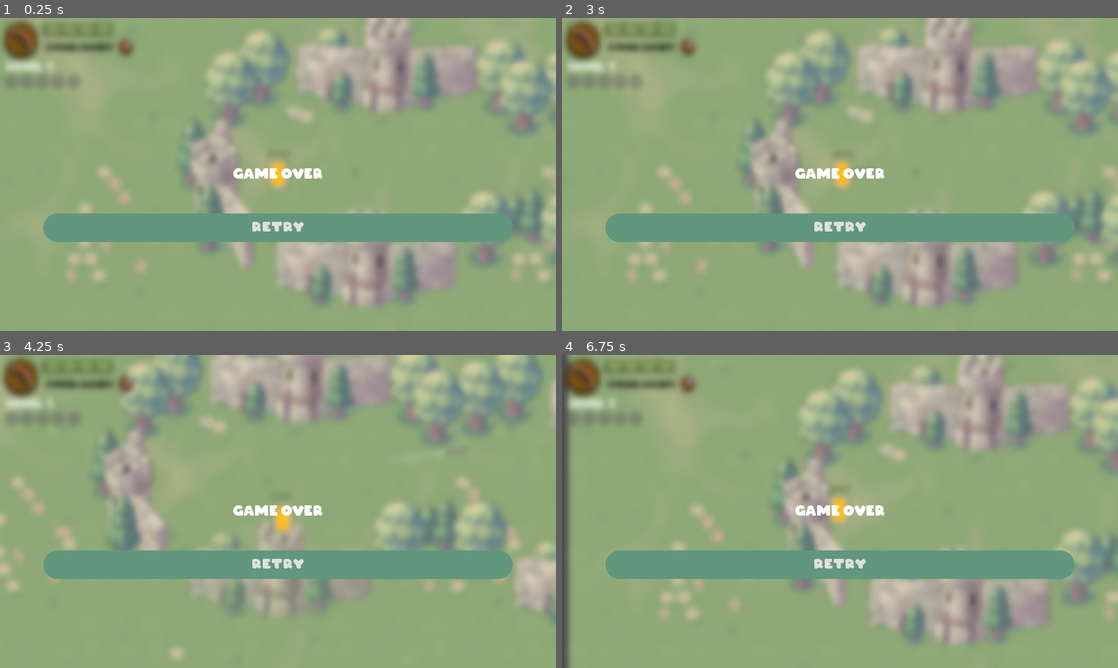
Above: before the commit, frames 1-4 (two rows, left to right).
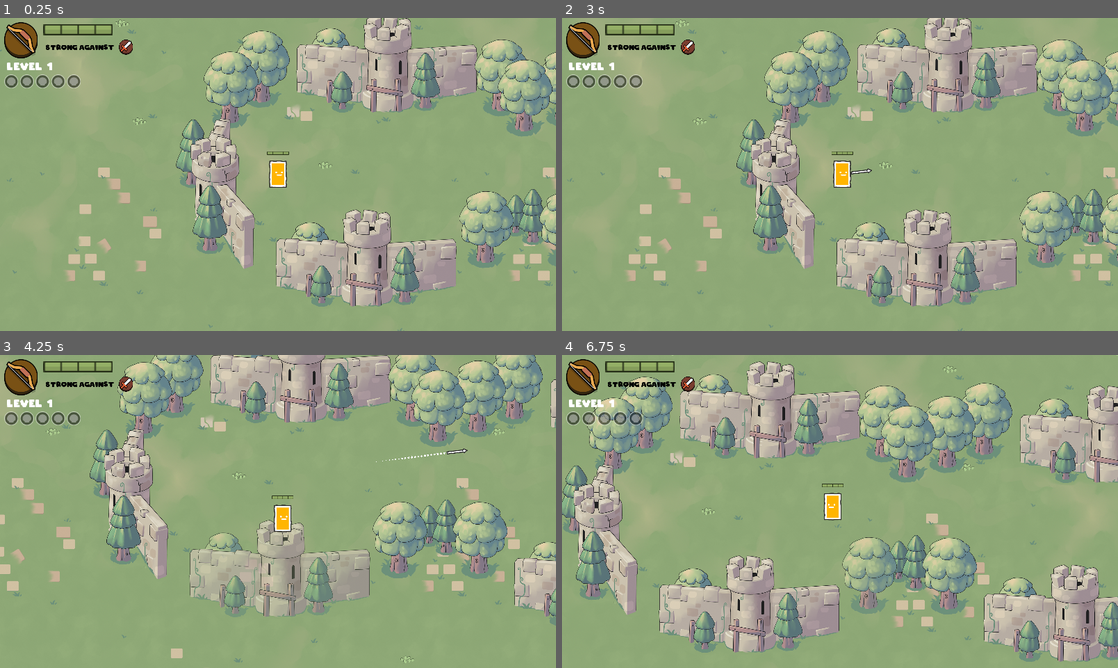
Above: after the commit, the same moments.

Repository: marcelo-souzaf/GTMK-Platypus
Game: Godot game, scene res://scenes/Game.tscn
Two runs of this game, one before a commit and one after it. Both use one fixed random seed, a clock stepped at 60 frames per second and the inputs below.
Inputs (mouse positions are in pixels of both pictures, inside the frame that each line leads up to):
- Up to frame 1 (0.25 s): no input
- Up to frame 2 (3 s): click (840, 227) at 0.5 s, where only the run before the commit has a clickable "Retry"; click (840, 227) at 1.25 s, where only the run before the commit has a clickable "Retry"; click (840, 227) at 2 s, where only the run before the commit has a clickable "Retry"; tap Enter at 2.75 s; move the mouse to (962, 158) at 2.77 s; hold D (move_right) from 2.78 s (still down); click (962, 158) at 2.85 s
- Up to frame 3 (4.25 s): move the mouse to (166, 527) at 3.52 s; release D (move_right) at 3.53 s; hold S (move_down) from 3.53 s (still down); click (166, 527) at 3.6 s
- Up to frame 4 (6.75 s): move the mouse to (895, 442) at 4.27 s; release S (move_down) at 4.28 s; hold D (move_right) 4.28-5.03 s; click (895, 442) at 4.35 s; move the mouse to (812, 574) at 5.02 s; hold W (move_up) 5.03-5.78 s; click (812, 574) at 5.1 s; move the mouse to (1006, 558) at 5.77 s; hold A (move_left) from 5.78 s (still down); click (1006, 558) at 5.85 s; move the mouse to (673, 464) at 6.52 s; click (673, 464) at 6.6 s

The runs differ from the first frame. In frame 1, 17% of the frame differs, in the area x 0-100%, y 0-100%; in frame 2, 17%; in frame 3, 17%; in frame 4, 52%.

Commit message:
Working export this time

Diff:
--- a/project.godot
+++ b/project.godot
@@ -23,17 +23,11 @@
 "class": "Player",
 "language": "GDScript",
 "path": "res://scripts/player.gd"
-}, {
-"base": "Position2D",
-"class": "Spawner",
-"language": "GDScript",
-"path": "res://scripts/spawner.gd"
 } ]
 _global_script_class_icons={
 "Enemy": "",
 "Entity": "",
-"Player": "",
-"Spawner": ""
+"Player": ""
 }
 
 [application]
--- a/scenes/Game.tscn
+++ b/scenes/Game.tscn
@@ -1016,6 +1016,7 @@
 valign = 1
 
 [node name="GameOver" type="Control" parent="HUD"]
+visible = false
 anchor_right = 1.0
 anchor_bottom = 1.0
 theme = ExtResource( 6 )
--- a/scripts/Spawner.gd
+++ b/scripts/Spawner.gd
@@ -1,5 +1,4 @@
 extends Position2D
-class_name Spawner
 
 onready var timer = $CooldownTimer
 onready var enemies_container = get_node("../../Enemies")
--- a/scripts/game.gd
+++ b/scripts/game.gd
@@ -92,7 +92,7 @@
 	if score >= kills_to_level_up:
 		score = 0
 		player_level += 1
-		kills_to_level_up = int(clamp(5, 10, 3 + total_kill_count / 5))
+		kills_to_level_up = int(clamp(5, 10, kills_to_level_up + 1))
 		show_upgrades()
 		ui.update_skulls()
 
Not shown, changed: export/Intrinity.apple-touch-icon.png.import
Not shown, changed: export/Intrinity.icon.png.import
Not shown, changed: export/Intrinity.png.import
Not shown, changed: export/Intrinity.html
Not shown, changed: export/Intrinity.pck
